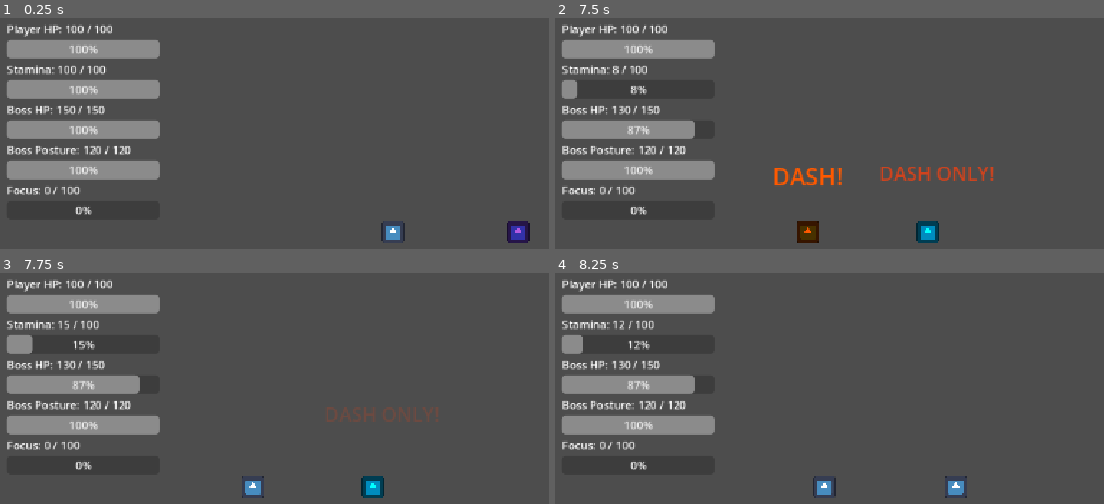
Above: before the commit, frames 1-4 (two rows, left to right).
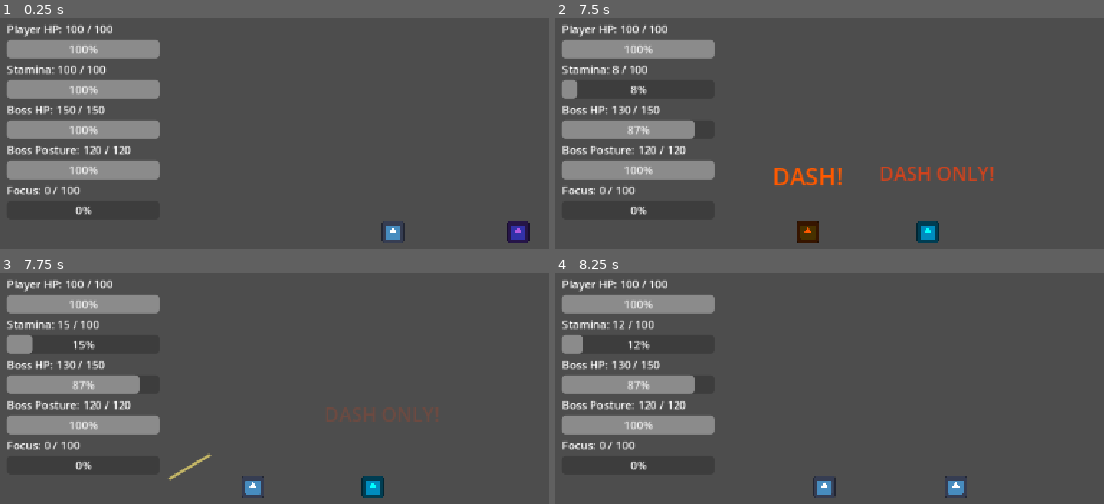
Above: after the commit, the same moments.

Repository: shanwinder/lastblade
Game: Godot game, scene res://scenes/main/BossBrokenMaster.tscn
Same seed, same stepped clock (60 frames per second), same inputs: the game is played once before the commit and once after it. The engine's default icon, where the game draws it, is replaced by a stand-in: a white triangle on a blue panel in a dark square.
Inputs:
- Up to frame 1 (0.25 s): no input
- Up to frame 2 (7.5 s): hold Right (ui_right) 0.53-1.28 s; tap A (attack) at 0.6, 2.3, 2.85, 4.55, 5.85, 6.8 s; tap S (dash) at 0.8, 1.35, 3.05, 3.6, 5.3, 6.6 s; hold Left (ui_left) 1.28-2.03 s; tap D (parry) at 1.55, 2.1, 3.8, 4.35, 6.05, 7.35 s; hold Right (ui_right) 2.03-3.53 s; hold Left (ui_left) 3.53-5.78 s; hold R 5.03-5.78 s; hold Right (ui_right) from 5.78 s (still down)
- Up to frame 3 (7.75 s): keep holding Right (ui_right); tap S (dash) at 7.55 s
- Up to frame 4 (8.25 s): release Right (ui_right) at 8.03 s; hold Left (ui_left) from 8.03 s (still down); tap A (attack) at 8.1 s

Frames 1-2 are identical in both runs. In frame 3, 0.1% of the frame differs, in the area x 30-39%, y 77-91%; in frame 4, nothing differs.

Commit message:
feat: add boss slash effect placeholder

Diff:
--- a/last-blade-trial/BossBrokenMaster.gd
+++ b/last-blade-trial/BossBrokenMaster.gd
@@ -174,6 +174,15 @@
 
 # ระยะเวลาที่ประกาย Parry ขยายและจางหาย
 @export var parry_spark_duration: float = 0.22
+
+# ข้อความเส้นดาบของบอส ใช้เป็น placeholder VFX ตอน hitbox เปิด
+@export var boss_slash_effect_text: String = "╱"
+
+# ขนาดตัวอักษรของเส้นดาบบอส
+@export var boss_slash_effect_font_size: int = 68
+
+# ระยะเวลาที่เส้นดาบบอสพุ่งและจางหาย
+@export var boss_slash_effect_duration: float = 0.16
 
 # ข้อความที่ขึ้นเมื่อผู้เล่นพยายาม Parry ท่าหนักที่ต้อง Dash เท่านั้น
 @export var heavy_wrong_parry_feedback_text: String = "DASH ONLY!"
@@ -743,6 +752,9 @@
 	clear_attack_hint()
 	sprite_2d.modulate = Color.WHITE
 
+	# แสดงเส้นดาบตอน hitbox เปิด เพื่อให้ผู้เล่นเห็นจังหวะฟันจริง
+	show_boss_slash_effect()
+
 	print("Boss Attack! Hitbox ON:", current_attack_name)
 
 	# เปิด hitbox แบบ deferred เพื่อหลีกเลี่ยง physics flush error
@@ -1128,6 +1140,42 @@
 	tween.tween_callback(spark.queue_free)
 
 
+func show_boss_slash_effect() -> void:
+	# สร้างเส้นดาบของบอสแบบ placeholder โดยใช้ Label ชั่วคราว
+	# ใช้ตอน hitbox เปิด เพื่อให้ผู้เล่นเห็นจังหวะฟันจริงชัดขึ้น
+	var slash := Label.new()
+	slash.text = boss_slash_effect_text
+	slash.modulate = Color(1.0, 0.92, 0.45, 0.85)
+	slash.horizontal_alignment = HORIZONTAL_ALIGNMENT_CENTER
+	slash.vertical_alignment = VERTICAL_ALIGNMENT_CENTER
+	slash.z_index = 170
+	slash.scale = Vector2(0.65, 0.65)
+	slash.add_theme_font_size_override("font_size", boss_slash_effect_font_size)
+
+	# เพิ่ม slash เข้า parent เดียวกับบอส เพื่อใช้ global_position ได้ง่าย
+	get_parent().add_child(slash)
+
+	# วางเส้นดาบด้านหน้าบอสตามทิศที่บอสหัน และยกขึ้นเล็กน้อยให้เห็นเหนือพื้น
+	var slash_position: Vector2 = global_position + Vector2(float(facing_direction) * 52.0 - 25.0, -70.0)
+	slash.global_position = slash_position
+
+	# หมุนเส้นดาบตามทิศทาง เพื่อให้เห็นว่าบอสฟันเข้าหาผู้เล่น
+	if facing_direction >= 0:
+		slash.rotation_degrees = -32.0
+	else:
+		slash.rotation_degrees = 32.0
+
+	# ทำให้เส้นดาบพุ่งไปข้างหน้า ขยายขึ้น และจางหายเร็ว
+	var target_position: Vector2 = slash.global_position + Vector2(float(facing_direction) * 34.0, 0.0)
+	var tween := create_tween()
+	tween.set_parallel(true)
+	tween.tween_property(slash, "global_position", target_position, boss_slash_effect_duration)
+	tween.tween_property(slash, "scale", Vector2(1.25, 1.25), boss_slash_effect_duration)
+	tween.tween_property(slash, "modulate:a", 0.0, boss_slash_effect_duration)
+	tween.set_parallel(false)
+	tween.tween_callback(slash.queue_free)
+
+
 func show_wrong_parry_feedback_once(target: Node) -> void:
 	# กันไม่ให้ข้อความ DASH ONLY! ขึ้นซ้ำในการโจมตีท่าเดียว
 	if has_shown_wrong_parry_feedback_this_attack:
